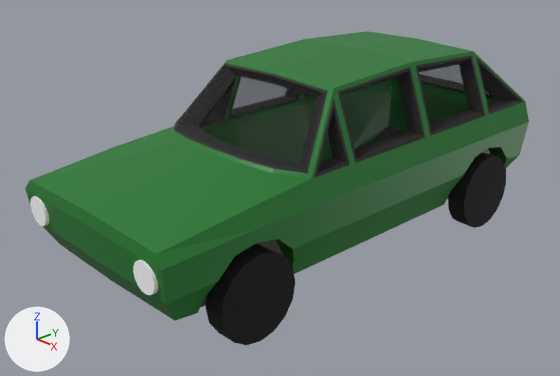
One commit to the Blender file assets/models/vehicles/Cricket/cricket_mk2.blend: the scene before it, then after it.
The view is the same before and after, from a 50 mm lens placed at (3.77, -3.89, 2.66), pointed at (-0.08, -0.28, 0.47). Lighting does not change. The marker at lower left points along +X, +Y and +Z.

Names of what the first picture shows: 'Body', 'Front Left Door.002', 'Headlight_L', 'Wheel_FL', 'Wheel_RL'.
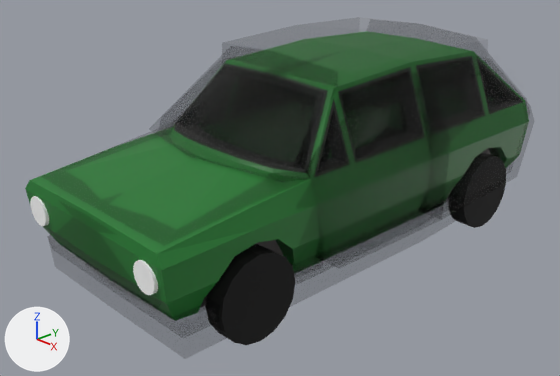
What differs and where, as boxes (x1, y1, x2, y2) in the pictures (560 x 376 px; the box of a moved part takes in the faces that stretch with it):
'Front Left Door.001', shown: after (309, 75, 450, 269)
'Windscreen.001', shown: after (149, 46, 338, 182)
'Roof.001', shown: after (222, 17, 488, 96)
'Rear Left Side.001', shown: after (425, 58, 535, 220)
'Front Block.001', shown: after (42, 131, 323, 308)
'Floor.001', shown: after (48, 211, 460, 359)
'Floor', shown: after (47, 236, 313, 327)
'Front Left Door', shown: after (308, 145, 319, 217)
'Rear Window.001', shown: after (487, 51, 525, 99)
part 2 of me_cube_025, moved or reshaped (not visible before): after (48, 229, 424, 359)
'Body', unchanged, covered by the edit: before (25, 31, 529, 321); after (25, 103, 330, 317)
'Front Left Door.002', unchanged, covered by the edit: before (311, 62, 432, 252); after (320, 89, 339, 142)
'Wheel_RL', unchanged, covered by the edit: before (448, 152, 506, 228); after (457, 184, 506, 228)

Diff of the bpy script that builds the scene:
```diff
--- a/assets/models/vehicles/Cricket/cricket_mk2.blend.py
+++ b/assets/models/vehicles/Cricket/cricket_mk2.blend.py
@@ me_cube_027 @@
 me_cube_027.from_pydata(...)  # 10 vertices, 7 faces; spans x 0.0..0.709, y -0.922..-0.335, z 0.894..1.386
 # used by ob_windscreen_001; location = (0.0, 0.0, 0.0)
-me_cube_027.vertices[1].co = (0.521, -0.335, 1.332)
-me_cube_027.vertices[2].co = (0.0, -0.403, 1.386)  # pixel (274, 70)
-me_cube_027.vertices[3].co = (0.689, -0.763, 0.941)  # pixel (308, 172)
-me_cube_027.vertices[6].co = (0.0, -0.922, 0.958)
+# me_cube_027 part 1
+me_cube_027.vertices[1].co = (0.521, -0.342, 1.463)  # pixel (337, 71)
+me_cube_027.vertices[2].co = (0.0, -0.41, 1.517)  # pixel (273, 51)
+me_cube_027.vertices[3].co = (0.689, -0.98, 0.937)  # pixel (282, 182)
+me_cube_027.vertices[6].co = (0.0, -1.14, 0.954)  # pixel (189, 156)
 me_cube_027.materials.append(mat_glass_001)
@@ me_cube_025 @@
 me_cube_025.from_pydata(...)  # 20 vertices, 16 faces, 1 loose edge; spans x 0.0..0.75, y -0.71..1.59, z 0.1..0.36
 # used by ob_floor_001; location = (0.0, 0.0, 0.0)
 # before: 0 (0.74, -0.68, 0.11), 1 (0.0, -0.68, 0.1), 2 (0.75, -0.71, 0.35), 10 (0.0, -0.71, 0.35), 13 (0.71, -0.68, 0.11)
 # before: 17 (0.71, -0.71, 0.35) at pixel (315, 257)
+# me_cube_025 part 2
+for i in [0, 1, 2, 10, 13, 17]: me_cube_025.vertices[i].co += Vector((0.0, -1.1, 0.0))
 me_cube_025.materials.append(mat_glass_001)
@@ ob_windscreen @@
 _m = ob_windscreen.modifiers.new('Mirror', 'MIRROR')
 _m.use_clip = True
-ob_windscreen.hide_set(True)  # its collection is switched off
@@ ob_floor @@
 _m = ob_floor.modifiers.new('Mirror', 'MIRROR')
 _m.use_clip = True
-ob_floor.hide_set(True)  # its collection is switched off
@@ ob_front_left_door @@
 ob_front_left_door.location = (0.0, 0.0, 0.0)
-ob_front_left_door.hide_set(True)  # its collection is switched off
@@ ob_windscreen_001 @@
 _m = ob_windscreen_001.modifiers.new('Mirror', 'MIRROR')
 _m.use_clip = True
-ob_windscreen_001.hide_set(True)  # its collection is switched off
@@ ob_roof_001 @@
 _m = ob_roof_001.modifiers.new('Mirror', 'MIRROR')
 _m.use_clip = True
-ob_roof_001.hide_set(True)  # its collection is switched off
@@ ob_rear_window_001 @@
 _m = ob_rear_window_001.modifiers.new('Mirror', 'MIRROR')
 _m.use_clip = True
-ob_rear_window_001.hide_set(True)  # its collection is switched off
@@ ob_rear_left_side_001 @@
 ob_rear_left_side_001.location = (0.0, 0.0, 0.0)
-ob_rear_left_side_001.hide_set(True)  # its collection is switched off
@@ ob_front_left_door_001 @@
 ob_front_left_door_001.location = (0.0, 0.0, 0.0)
-ob_front_left_door_001.hide_set(True)  # its collection is switched off
@@ ob_front_block_001 @@
 _m = ob_front_block_001.modifiers.new('Mirror', 'MIRROR')
 _m.use_clip = True
-ob_front_block_001.hide_set(True)  # its collection is switched off
@@ ob_floor_001 @@
 _m = ob_floor_001.modifiers.new('Mirror', 'MIRROR')
 _m.use_clip = True
-ob_floor_001.hide_set(True)  # its collection is switched off
@@ ob_boot_002 @@
 _m = ob_boot_002.modifiers.new('Mirror', 'MIRROR')
 _m.use_clip = True
-ob_boot_002.hide_set(True)  # its collection is switched off
```
